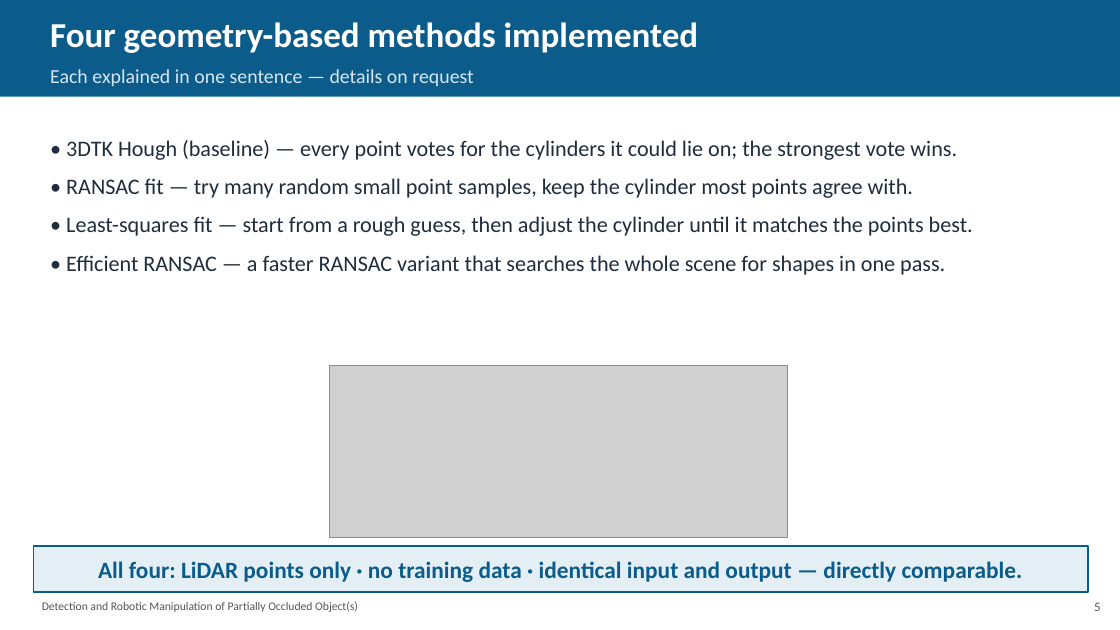
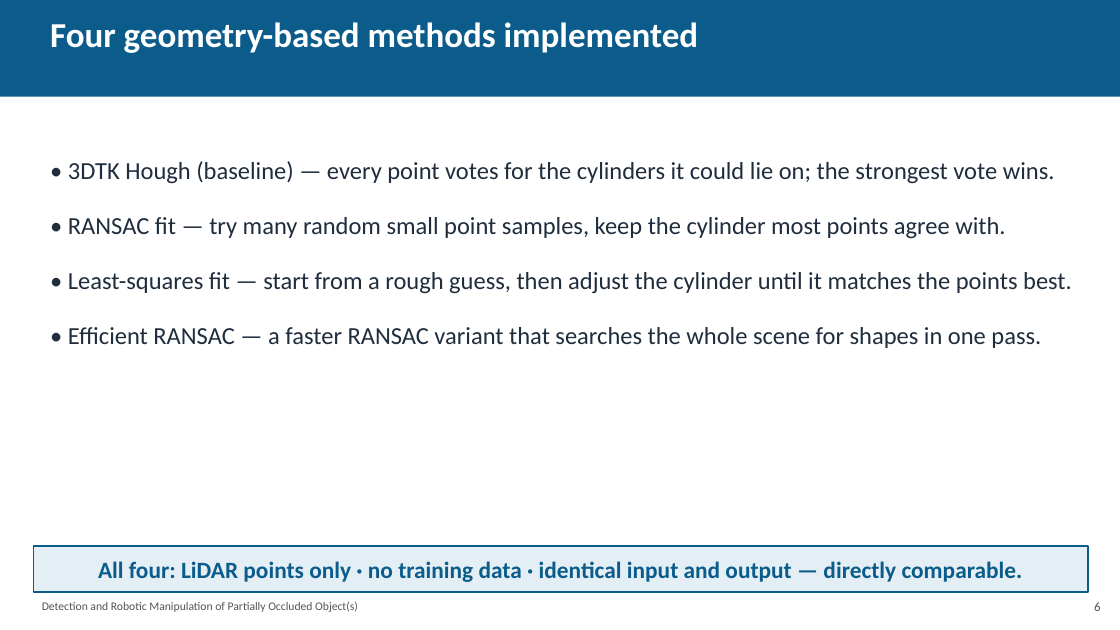
Before and after one commit to coder-1011/barrel-detection, a slide deck: slide 7 of researchwrite/evaluation_presentation.pptx (slide 6 before the commit). Drawn at 1120x630 pixels with LibreOffice and Linux fonts; fonts in the diff are those of the drawing; grey boxes stand for pictures. Boxes give left, top, right and bottom in pixels: in the first picture for what was removed or moved away, otherwise in the second. Text is boxed around its words. In the diff, an @@ line names an element or a change of style, - is before the commit and + after.

```diff
--- a/researchwrite/evaluation_presentation.pptx
+++ b/researchwrite/evaluation_presentation.pptx
@@ text at [50,69,473,86]: paragraph removed @@
-Each explained in one sentence — details on request
@@ text "• 3DTK Hough (baseline) — ...": place and size @@
-text "• 3DTK Hough (baseline) — ..." at [66,140,973,275]
+text "• 3DTK Hough (baseline) — ..." at [68,161,1072,348]
@@ text "• 3DTK Hough (baseline) — ..." at [68,161,1072,348]: size 19 to 21 pt; more space between paragraphs @@
@@ picture removed at [330,365,788,538] @@
@@ text at [1094,602,1100,611]: text changed @@
-5
+6
```
Also in this commit, not shown: 9 other slides changed, 1 slide added, 1 slide removed, 6 other files.
